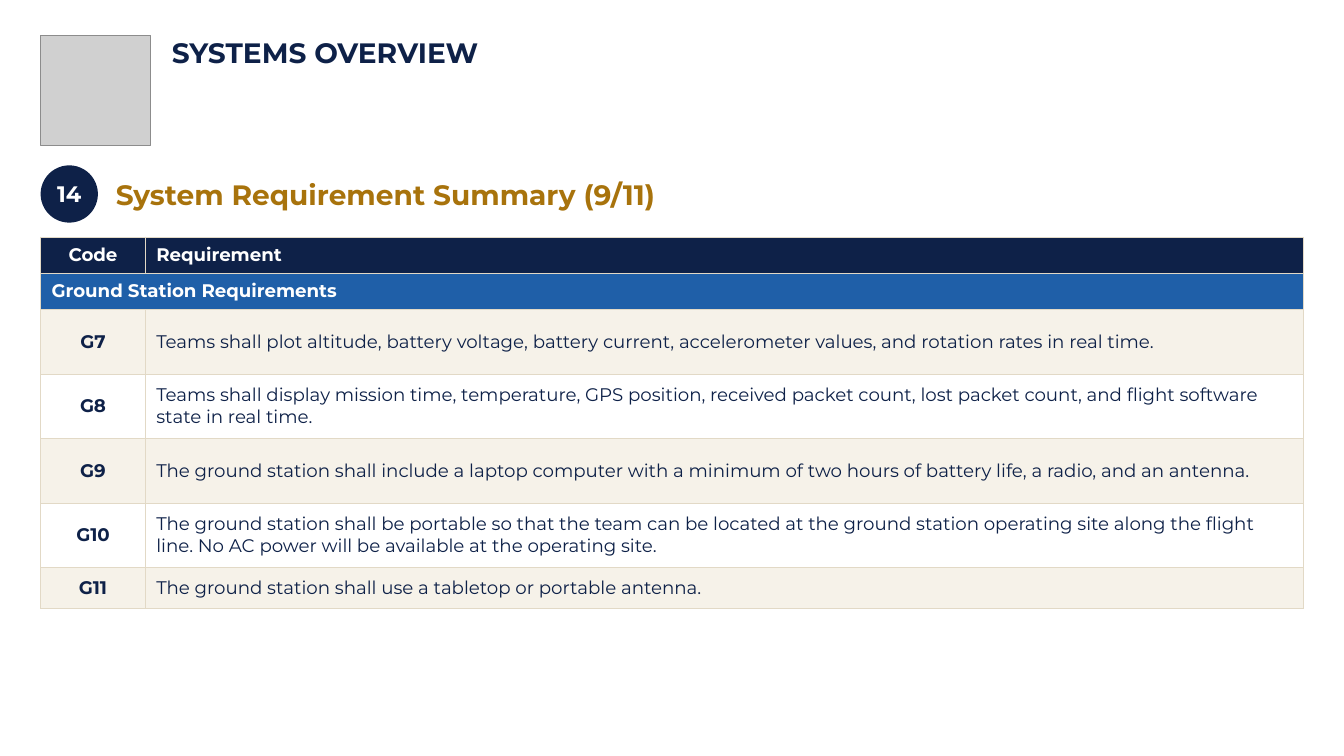
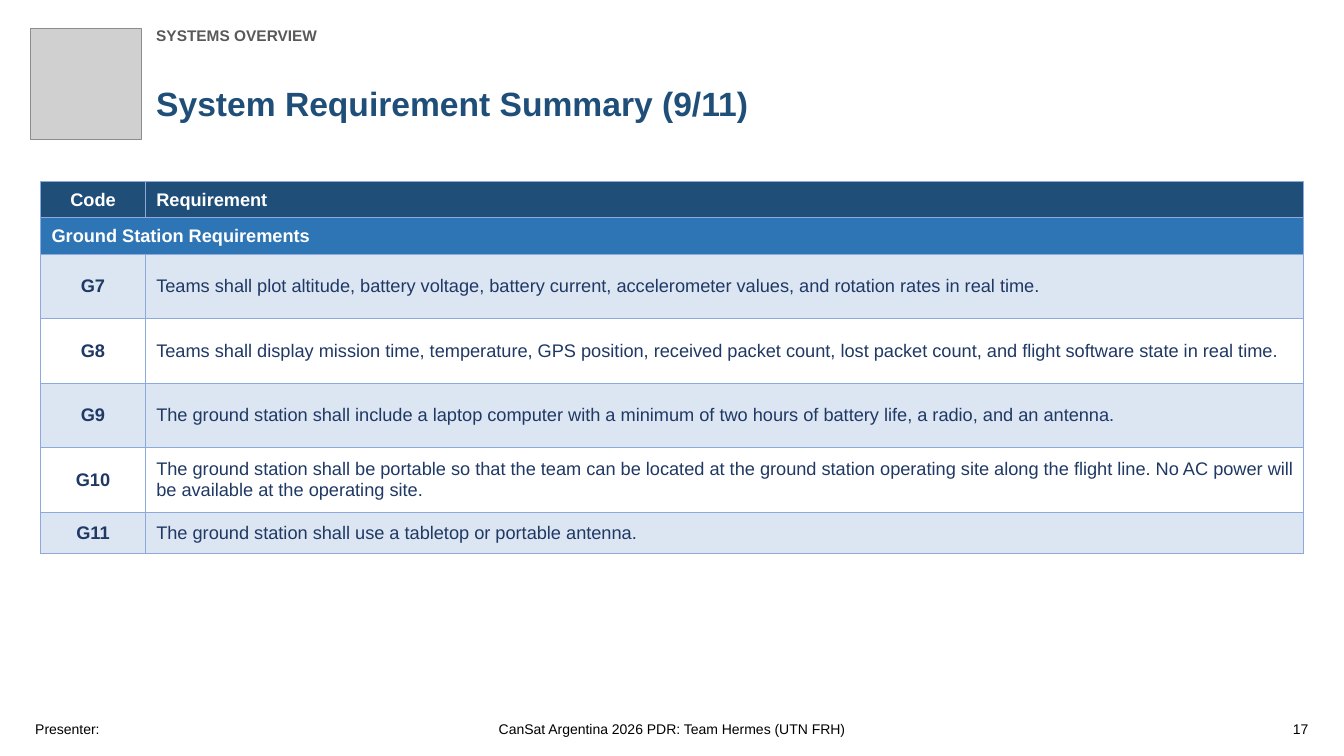
Before and after one commit to Caetano18/proyecto, a slide deck: slide 17 of cansat_pdr/laminas_plantilla/CanSat_PDR_Hermes_mecanica.pptx. Drawn at 1344x756 pixels with LibreOffice and Linux fonts; fonts in the diff are those of the drawing; grey boxes stand for pictures; background and template pictures are left out. Boxes give left, top, right and bottom in pixels: in the first picture for what was removed or moved away, otherwise in the second. Text is boxed around its words. In the diff, an @@ line names an element or a change of style, - is before the commit and + after.

```diff
--- a/cansat_pdr/laminas_plantilla/CanSat_PDR_Hermes_mecanica.pptx
+++ b/cansat_pdr/laminas_plantilla/CanSat_PDR_Hermes_mecanica.pptx
@@ picture: place and size @@
-picture at <box>40,35,150,145</box>
+picture at <box>30,28,141,139</box>
@@ text "SYSTEMS OVERVIEW": place and size @@
-text "SYSTEMS OVERVIEW" at <box>172,43,478,64</box>
+text "SYSTEMS OVERVIEW" at <box>156,30,317,41</box>
@@ text "SYSTEMS OVERVIEW" at <box>156,30,317,41</box>: size 20 to 11 pt, font Montserrat to Arial, text colour #0E2148 to #595959 @@
@@ text "System Requirement Summary (9/11)": place and size @@
-text "System Requirement Summary (9/11)" at <box>116,181,655,211</box>
+text "System Requirement Summary (9/11)" at <box>156,91,748,123</box>
@@ text "System Requirement Summary (9/11)" at <box>156,91,748,123</box>: size 20 to 24 pt, font Montserrat to Arial, text colour #A8730C to #1F4E79 @@
@@ ellipse removed at <box>40,165,98,223</box> @@
-14
@@ table at <box>40,181,1304,554</box> @@
@@ fill #0E2148 to #1F4E79 in row 1 @@
@@ fill #1F5FA8 to #2E75B6 in row 2, column 1 @@
@@ fill #F6F2E9 to #DCE6F2 in 6 cells @@
@@ font Montserrat to Arial, text colour #0E2148 to #1F3864 @@
@@ borders changed @@
@@ table: place and size @@
-table at <box>40,237,1304,609</box>
+table at <box>40,181,1304,554</box>
@@ text added at <box>35,724,99,734</box>, 10 pt, text #000000 @@
+Presenter:
@@ text added at <box>499,724,845,737</box>, 10 pt, text #000000 @@
+CanSat Argentina 2026 PDR: Team Hermes (UTN FRH)
@@ text added at <box>1293,724,1309,734</box>, 10 pt, text #000000 @@
+17
```
Also in this commit, not shown: 107 other slides changed, 1 slide added, 33 other files.
